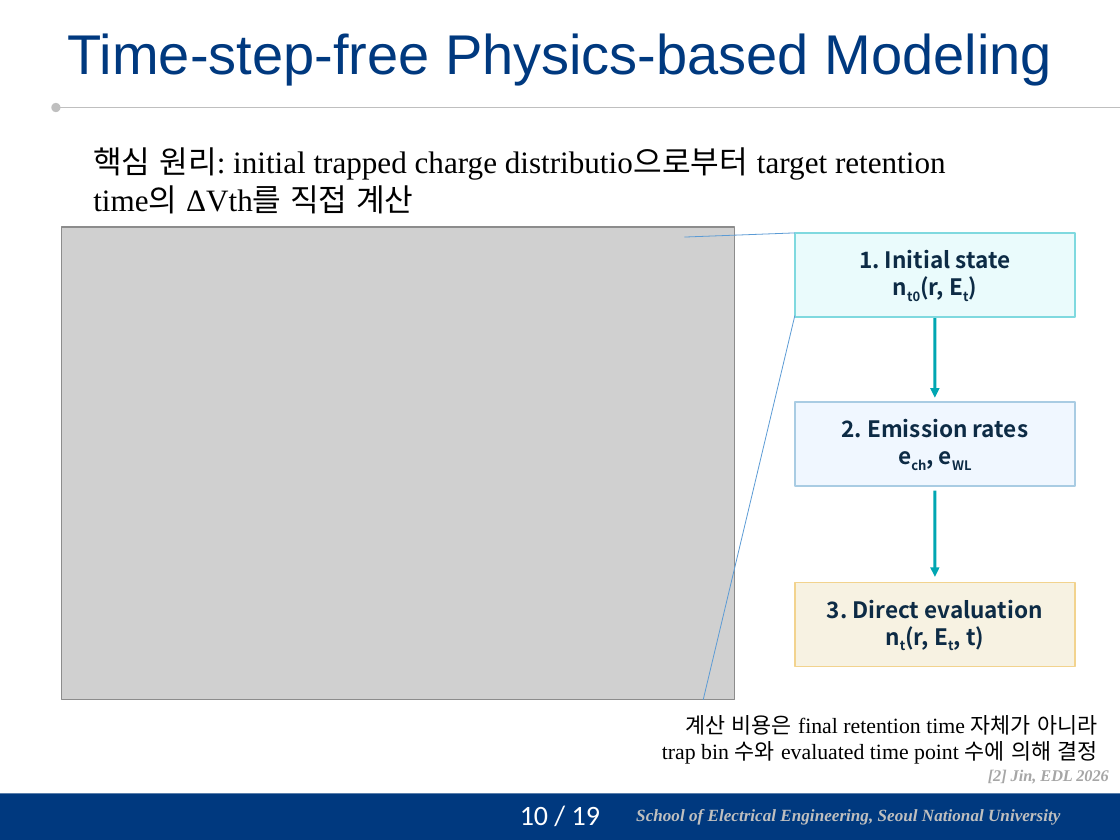
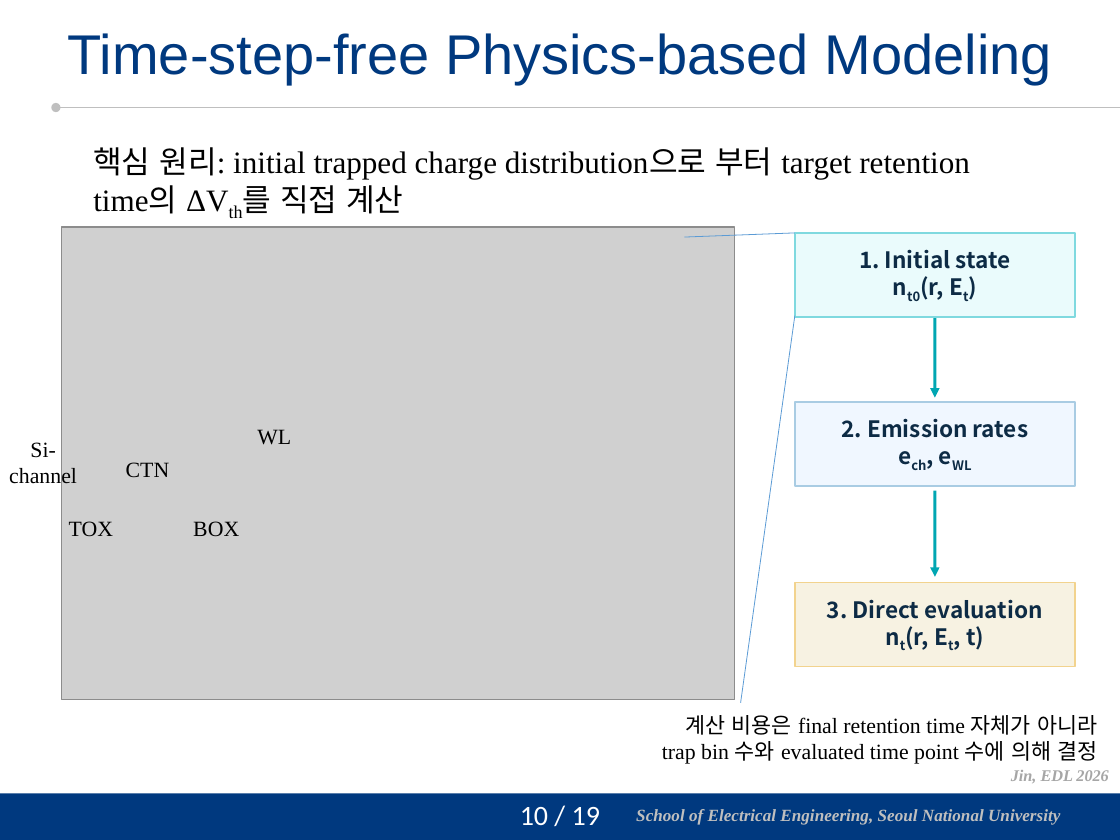
Before and after one commit to vectorcont62-dev/Graduation-SNU-MS, a slide deck: slide 11 of 진명 석사졸업 연구 정리 초안.pptx. Drawn at 1120x840 pixels with LibreOffice and Linux fonts; fonts in the diff are those of the drawing; grey boxes stand for pictures; background and template pictures are left out. Boxes give left, top, right and bottom in pixels: in the first picture for what was removed or moved away, otherwise in the second. Text is boxed around its words. In the diff, an @@ line names an element or a change of style, - is before the commit and + after.

```diff
--- a/진명 석사졸업 연구 정리 초안.pptx
+++ b/진명 석사졸업 연구 정리 초안.pptx
@@ text at (x1=93, y1=147, x2=970, y2=214): text changed @@
-핵심 원리: initial trapped charge distributio으로부터 target retention time의 ΔVth를 직접 계산
+핵심 원리: initial trapped charge distribution으로 부터 target retention time의 ΔVth를 직접 계산
@@ line moved from (795, 316) - (703, 700) to (795, 316) - (740, 702) @@
@@ text added at (x1=9, y1=442, x2=77, y2=488), 14 pt, text #000000 @@
+Si-channel
@@ text added at (x1=257, y1=429, x2=291, y2=445), 14 pt, text #000000 @@
+WL
@@ text added at (x1=126, y1=462, x2=170, y2=478), 14 pt, text #000000 @@
+CTN
@@ text added at (x1=69, y1=521, x2=113, y2=537), 14 pt, text #000000 @@
+TOX
@@ text added at (x1=193, y1=521, x2=239, y2=537), 14 pt, text #000000 @@
+BOX
@@ text at (x1=1011, y1=770, x2=1108, y2=783): text changed @@
-[2] Jin, EDL 2026
+Jin, EDL 2026
```
Also in this commit, not shown: 17 other slides changed, 31 other files.
